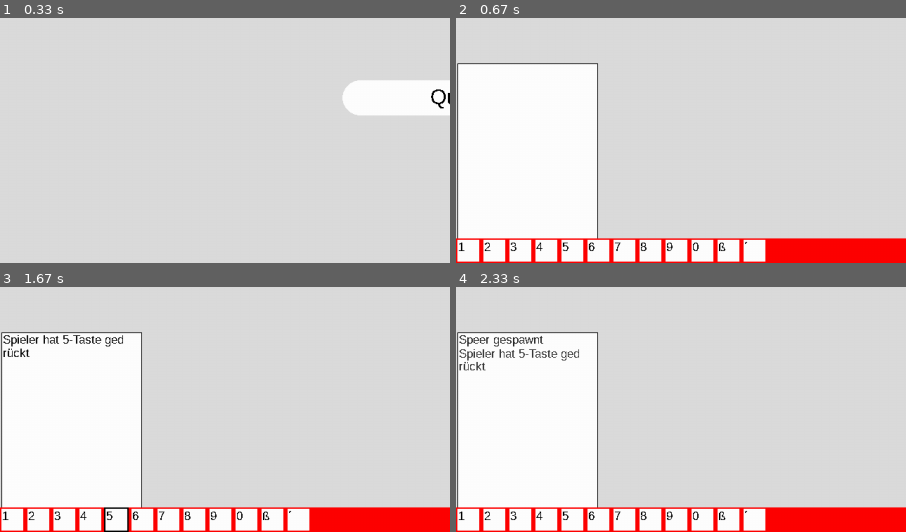
Above: before the commit, frames 1-4 (two rows, left to right).
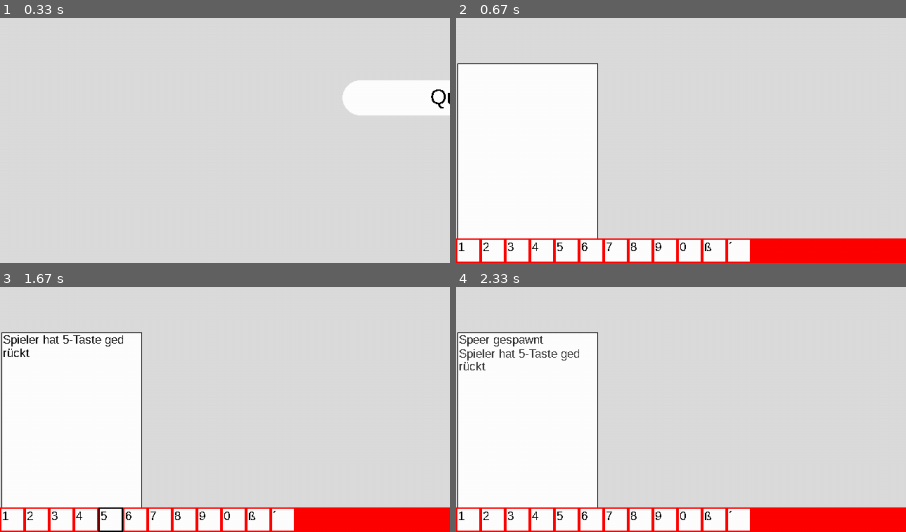
Above: after the commit, the same moments.

Repository: hammerfaul/PyGame
Game: pygame game, started from main.py
Same seed, same stepped clock (60 frames per second), same inputs: the game is played once before the commit and once after it.
Inputs (mouse positions are % of the whole screen's width and height, from its top left):
- Up to frame 1 (0.33 s): no input
- Up to frame 2 (0.67 s): click "Start" at 0.38 s
- Up to frame 3 (1.67 s): click (50, 55) at 0.72 s; tap Enter at 1 s; click "5" at 1.38 s
- Up to frame 4 (2.33 s): tap 1 at 1.67 s; click (45, 75) at 2.05 s
The pictures show only the part of the screen within x 0-50%, y 50-100%; the shares and areas given below are measured in that part.

Frame 1 is identical in both runs. In frame 2, 2.6% of the frame differs, in the area x 5-69%, y 90-100%; in frame 3, 2.6%, in the area x 5-69%, y 89-100%; in frame 4, 2.6%.

Commit message:
Abstand der Buttons behoben

Diff:
--- a/UI.py
+++ b/UI.py
@@ -108,7 +108,7 @@
         self.width = breite_unten - abstand * 2
         self.height = breite_unten - abstand * 2
         self.pos = pos
-        self.x = abstand * pos + breite_unten * (pos - 1)
+        self.x = abstand + breite_unten * (pos - 1)
         self.y = screen_height - abstand - self.height
         self.font = font
         self.blink = False
